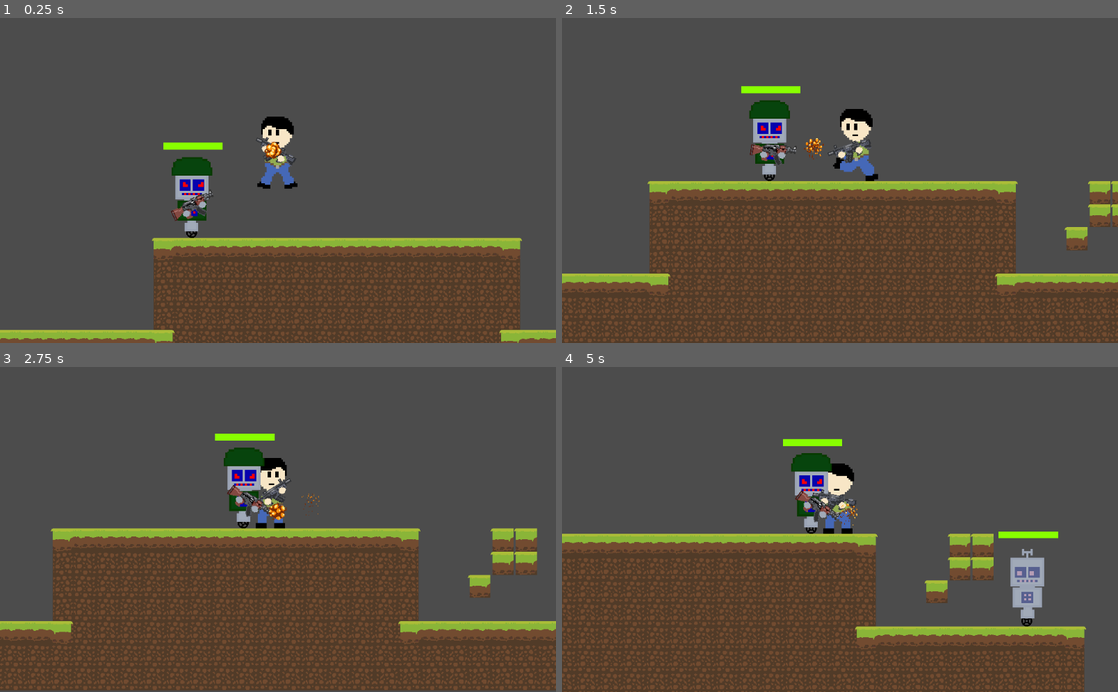
Above: before the commit, frames 1-4 (two rows, left to right).
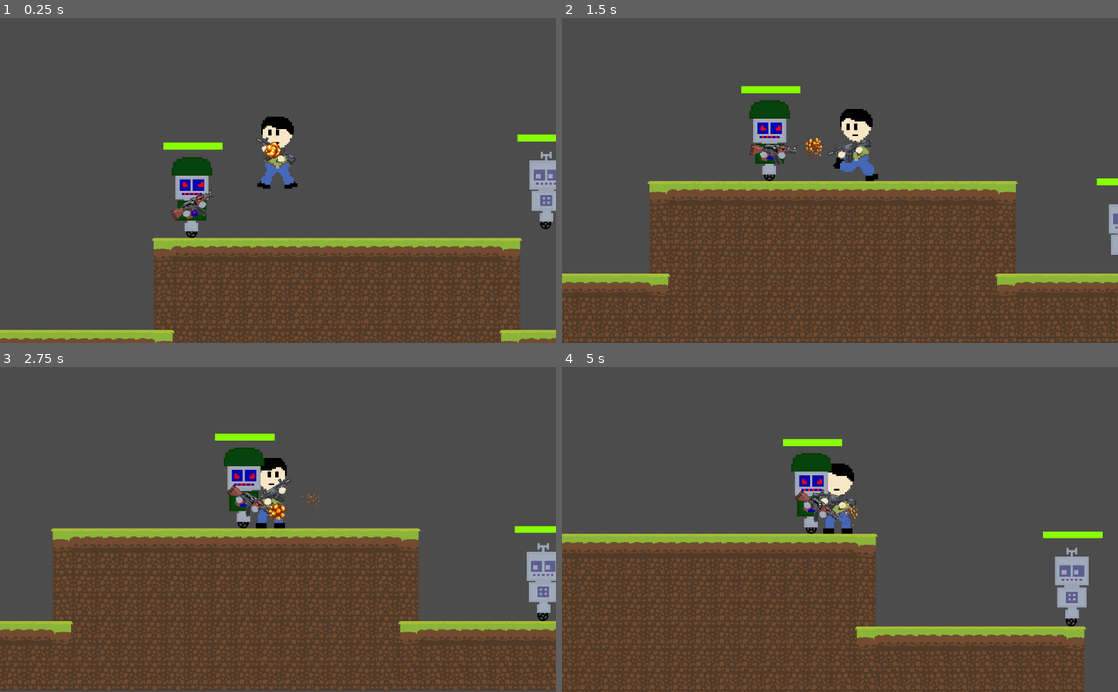
Above: after the commit, the same moments.

Repository: megarubber/green
Game: Godot game, scene res://levels/TestLevel.tscn
Same seed, same stepped clock (60 frames per second), same inputs: the game is played once before the commit and once after it.
Inputs (mouse positions are in pixels of both pictures, inside the frame that each line leads up to):
- Up to frame 1 (0.25 s): no input
- Up to frame 2 (1.5 s): move the mouse to (962, 164) at 0.52 s; hold Right (ui_right) from 0.53 s (still down); tap Up (ui_up) at 0.77 s; move the mouse to (728, 196) at 1.27 s
- Up to frame 3 (2.75 s): tap Up (ui_up) at 1.52 s; move the mouse to (333, 458) at 2.02 s; release Right (ui_right) at 2.03 s; hold Left (ui_left) from 2.03 s (still down)
- Up to frame 4 (5 s): move the mouse to (812, 594) at 2.77 s; release Left (ui_left) at 2.78 s; hold Right (ui_right) 2.78-4.28 s; tap Up (ui_up) at 3.02, 3.77, 4.52 s; move the mouse to (1006, 578) at 3.52 s; move the mouse to (673, 480) at 4.27 s; hold Left (ui_left) from 4.28 s (still down)

The runs differ from the first frame. In frame 1, 1.0% of the frame differs, in the area x 93-100%, y 35-65%; in frame 2, 1.1%; in frame 3, 2.3%; in frame 4, 3.8%, in the area x 65-98%, y 50-80%.

Commit message:
fix: simple enemy damage

Diff:
--- a/enemy/sprites_enemy1/BasicEnemy.tscn
+++ b/enemy/sprites_enemy1/BasicEnemy.tscn
@@ -30,20 +30,22 @@
 [sub_resource type="RectangleShape2D" id=4]
 extents = Vector2( 46, 109 )
 
-[sub_resource type="CapsuleShape2D" id=7]
-radius = 89.674
-height = 195.652
+[sub_resource type="RectangleShape2D" id=7]
+extents = Vector2( 75, 177.717 )
 
 [node name="BasicEnemy" type="KinematicBody2D"]
 collision_layer = 8
 collision_mask = 7
 script = ExtResource( 9 )
+__meta__ = {
+"_edit_horizontal_guides_": [  ]
+}
 
 [node name="Wheel" type="AnimatedSprite" parent="."]
 position = Vector2( -2, 100 )
 scale = Vector2( 0.104576, 0.104576 )
 frames = SubResource( 6 )
-frame = 5
+frame = 1
 playing = true
 flip_h = true
 
@@ -51,7 +53,6 @@
 position = Vector2( -1, -5 )
 scale = Vector2( 0.613333, 0.613334 )
 frames = SubResource( 5 )
-frame = 1
 playing = true
 
 [node name="CollisionShape2D" type="CollisionShape2D" parent="."]
@@ -71,7 +72,7 @@
 collision_mask = 4
 
 [node name="CollisionShape2D" type="CollisionShape2D" parent="Collider"]
-position = Vector2( 0, -88.0434 )
+position = Vector2( 1.90735e-06, -76.6304 )
 shape = SubResource( 7 )
 
 [node name="Lifebar" parent="." instance=ExtResource( 10 )]
--- a/enemy/sprites_enemy2/FollowerEnemy.tscn
+++ b/enemy/sprites_enemy2/FollowerEnemy.tscn
@@ -40,9 +40,8 @@
 [sub_resource type="RectangleShape2D" id=4]
 extents = Vector2( 36.9076, 111.25 )
 
-[sub_resource type="CapsuleShape2D" id=11]
-radius = 89.674
-height = 195.652
+[sub_resource type="RectangleShape2D" id=11]
+extents = Vector2( 60.3261, 180.978 )
 
 [sub_resource type="RectangleShape2D" id=7]
 extents = Vector2( 601, 377.75 )
@@ -120,7 +119,7 @@
 collision_mask = 4
 
 [node name="CollisionShape2D" type="CollisionShape2D" parent="Collider"]
-position = Vector2( 0, -88.0434 )
+position = Vector2( 1.54972e-06, -79.8912 )
 shape = SubResource( 11 )
 
 [node name="RayCast2D" type="RayCast2D" parent="."]
--- a/levels/TestLevel.tscn
+++ b/levels/TestLevel.tscn
@@ -355,10 +355,10 @@
 collision_layer = 2
 collision_mask = 5
 format = 1
-tile_data = PoolIntArray( 65528, 0, 0, 65529, 2, 0, 65530, 2 …(103 unchanged characters)… 0, 4, 2, 0, 5, 2, 0, 6, 2, 0, 7, 9, 0, 11, 0, 0, 12, 0, 0, 131064, 12, 0, 131065, 1, 0, 131066, 1, 0, 131067, 1, 0, 131068, 1, 0, 131069, 1, 0, 131070, 1, 0, 131071, 1, 0, 65536, 1, 0, 65537, 1, 0, 65538, 1, 0, 65539, 1, 0, 65540, 1, 0, 65541, 1, 0, 65542, 1, 0, 65543, 13, 0, 65547, 0, 0, 65548, 0, 0, 196600, 12, 0, 196601, 1, 0, 196602, 1, 0, 196603, 1, 0, 196604, 1, 0, 196605, 1, 0, 196606, 1, 0, 196607, 1, 0, 131072, 1, 0, 131073, 1, 0, 131074, 1, 0, 131075, 1, 0, 131076, 1, 0, 131077, 1, 0, 131078, 1, 0, 131079, 13, 0, 131082, 0, 0, 262136, 12, 0, 262137, 1, 0, 262138 …(1827 unchanged characters)…
+tile_data = PoolIntArray( 65528, 0, 0, 65529, 2, 0, 65530, 2 …(103 unchanged characters)… 0, 4, 2, 0, 5, 2, 0, 6, 2, 0, 7, 9, 0, 131064, 12, 0, 131065, 1, 0, 131066, 1, 0, 131067, 1, 0, 131068, 1, 0, 131069, 1, 0, 131070, 1, 0, 131071, 1, 0, 65536, 1, 0, 65537, 1, 0, 65538, 1, 0, 65539, 1, 0, 65540, 1, 0, 65541, 1, 0, 65542, 1, 0, 65543, 13, 0, 196600, 12, 0, 196601, 1, 0, 196602, 1, 0, 196603, 1, 0, 196604, 1, 0, 196605, 1, 0, 196606, 1, 0, 196607, 1, 0, 131072, 1, 0, 131073, 1, 0, 131074, 1, 0, 131075, 1, 0, 131076, 1, 0, 131077, 1, 0, 131078, 1, 0, 131079, 13, 0, 262136, 12, 0, 262137, 1, 0, 262138 …(1827 unchanged characters)…
 
 [node name="BasicEnemy" parent="." instance=ExtResource( 3 )]
-position = Vector2( 992, -79 )
+position = Vector2( 573, -178 )
 
 [node name="FollowerEnemy" parent="." instance=ExtResource( 4 )]
 position = Vector2( -444, -236 )
--- a/others/bullet/Bullet.gd
+++ b/others/bullet/Bullet.gd
@@ -3,6 +3,7 @@
 # Variables
 export var speed = 1500
 var touched = false
+var in_area = false
 
 # Nodes Referencing
 onready var animation = $AnimationBullet
@@ -27,8 +28,8 @@
 
 func _on_Bullet_body_entered(_body) -> void:
 	if !touched:
-		collision.disabled = true
 		touched = true
+		collision.set_deferred("disabled", true)
 		animation.play("Explosion")
 		yield(get_tree().create_timer(0.7), "timeout")
 		queue_free()
--- a/others/bullet/Bullet.tscn
+++ b/others/bullet/Bullet.tscn
@@ -98,7 +98,7 @@
 "values": [ Vector2( 1, 1 ) ]
 }
 
-[node name="Bullet" type="Area2D"]
+[node name="Bullet" type="Area2D" groups=["bullets"]]
 collision_layer = 4
 collision_mask = 22
 script = ExtResource( 1 )
